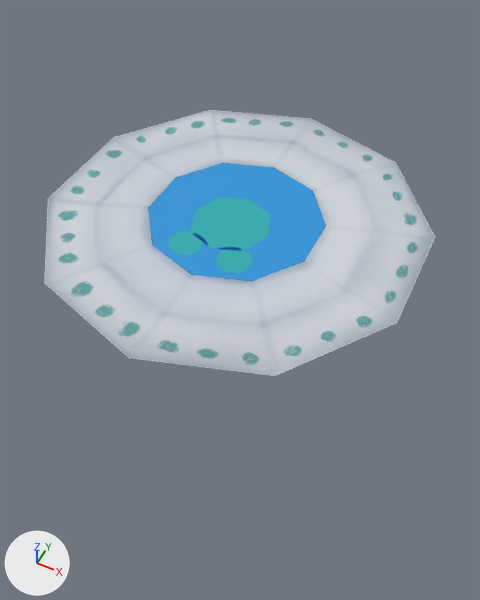
The glTF model glb/ufo_3.glb, before and after one commit.
Before and after are seen from a camera (50 mm lens) standing at (1.17, -2.3, 2.26) and looking at (-0.07, 0.18, -0.84). Every picture has the same lights, and +X, +Y and +Z are marked at lower left. The older version comes first. Where no turn or scale is listed for an object, it has been applied to the vertices. Vertices at exactly the same position are counted once.

Objects in the first picture: 'UFO', 'dome'.
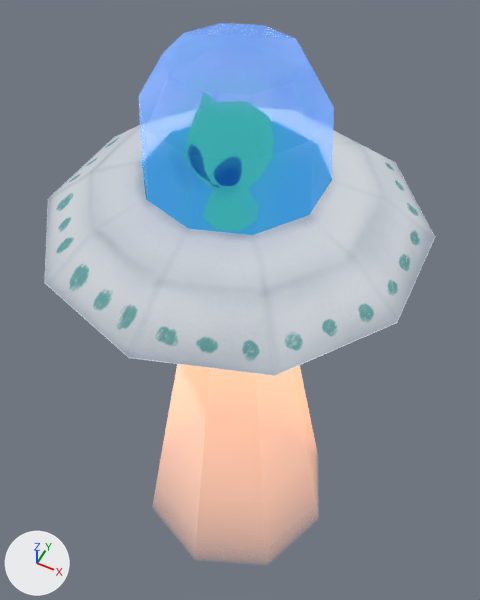
ob_ufo_root is not drawn itself; it is the parent of ob_alien, ob_beam, ob_ufo.

Where the newer file only moved an object's origin or applied its transform, the numbers keep the older frame.

The change, as JSON lines over the scene's bpy script:
```json
{"block": "me_circle_003", "where": "# used by ob_dome; location = (0.0, 0.0, 0.001)"}
{"op": "remove", "block": "me_circle_003", "code": "me_circle_003.from_pydata(...)  # 31 vertices, 50 faces; spans x -0.447..0.447, y -0.464..0.464, z 0.002..0.01"}
{"op": "add", "block": "me_circle_003", "code": "me_circle_003.from_pydata(...)  # 31 vertices, 50 faces; spans x -0.447..0.447, y -0.464..0.464, z 0.188..0.967"}
{"block": "me_circle_003", "change": "me_circle_003 part 1: the whole mesh is scaled about the mesh origin by (1, 1, 100)"}
{"op": "set", "path": "ob_ufo_root.scale", "old": "(1.0, 1.0, 0.01)", "new": "(1.0, 1.0, 1.0)"}
{"op": "set", "path": "ob_ufo_root.location", "old": "(0.0, 0.0, 0.0013)", "new": "(0.0, 0.0, 0.00105)"}
{"op": "set", "path": "ob_beam.scale", "old": "(1.0, 1.0, 0.01)", "new": "(1.0, 1.0, 1.0)"}
{"op": "set", "path": "ob_beam.location", "old": "(0.0, 0.0, 0.0013)", "new": "(0.0, 0.0, 0.0)"}
```

Where the change shows, as pixel boxes [x1, y1, x2, y2] in the pictures (480 x 600 px):
```json
{"object": "UFO", "change": "moved, rescaled", "before": [44, 110, 435, 376], "after": [45, 125, 435, 376]}
{"object": "dome", "change": "moved, rescaled", "before": [148, 163, 326, 280], "after": [139, 23, 334, 235], "on screen": "9% wider, 81% taller"}
{"object": "Beam", "change": "moved, rescaled", "after": [160, 364, 311, 515], "on screen": "not visible before"}
```
